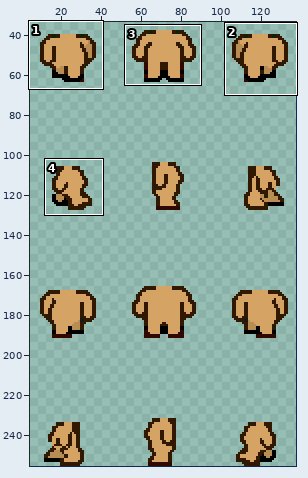
Sprite sheet, stored at data/sprites/outfit/body-testing/body_002.png. The first picture is a wide view before the edit; the outline marks the close-up.
Close-up. Old version:
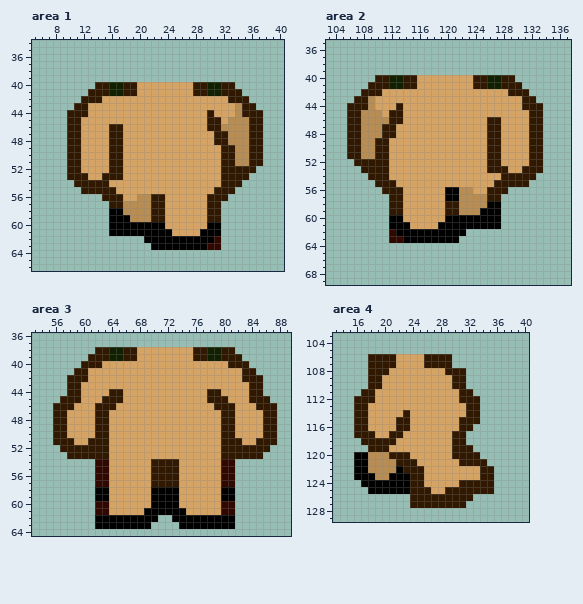
The file is 144x256 pixels. Shown: area 1: x 5..40, y 34..66; area 2: x 103..137, y 35..69; area 3: x 53..89, y 36..64; area 4: x 13..40, y 103..129. The wide view leaves out empty margins. The commit also changed other parts of the picture, which this record leaves out.
The same view after the edit:
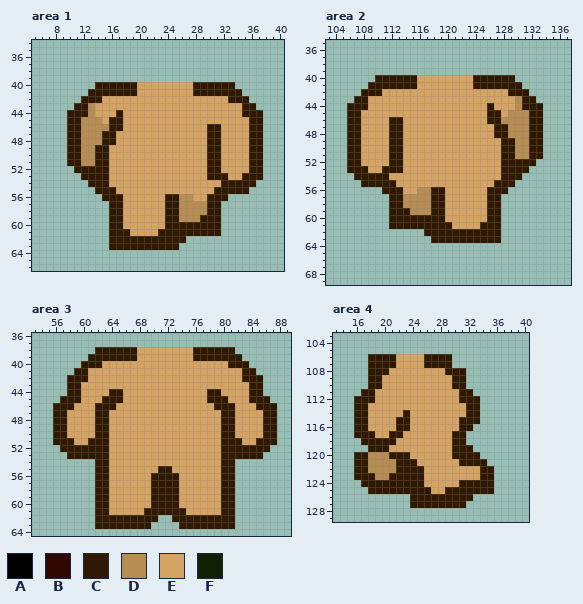
Palette (. is transparent): A #000000  B #310800  C #311800  D #b88d54  E #d5a363  F #102000
Diff:
--- area 1
@@ x 5..40 @@
 39 ....................................
-40 .........CCFFCCEEEEEEEECCFFCC.......
-41 ........CCCFFCCEEEEEEEECCFFCCC......
+40 .........CCCCCCEEEEEEEECCCCCC.......
+41 ........CCCCCCCEEEEEEEECCCCCCC......
 42 .......CCCEEEEEEEEEEEEEEEEEECCC.....
-43 ......CCEEEEEEEEEEEEEEEEEEEEEDCC....
-44 .....CCCEEEEEEEEEEEEEEEEECEEEDCCC...
-45 .....CCEEEEEEEEEEEEEEEEEECCEDDDCC...
-46 .....CCEEEECCEEEEEEEEEEEECCDDDDCC...
-47 .....CCEEEECCEEEEEEEEEEEEECCDDDCC...
-48 .....CCEEEECCEEEEEEEEEEEEECCDDDCC...
-49 .....CCEEEECCEEEEEEEEEEEEEECCDDCC...
-50 .....CCEEEECCEEEEEEEEEEEEEECCDDCC...
-51 .....CCEEEECCEEEEEEEEEEEEEECCDDCC...
-52 .....CCEEEECCEEEEEEEEEEEEEECCCCC....
-53 .....CCCEECCCEEEEEEEEEEEEEECCCC.....
-54 ......CCCCCEEEEEEEEEEEEEEEECCC......
-55 .......CCCCCEEEEEEEEEEEEEECCC.......
-56 ..........CCCEEDDCCEEEEEECCC........
-57 ...........CCDDDDCCEEEEEECC.........
-58 ...........AADDDDCCEEEEEECC.........
-59 ...........AAADDDCCEEEEEECC.........
-60 ...........AAAAAAAAEEEEEEAA.........
-61 ...........AAAAAAAAAEEEEAAA.........
-62 ................AAAAAAAAAAB.........
-63 .................AAAAAAAABB.........
+43 ......CCDEEEEEEEEEEEEEEEEEEEEECC....
+44 .....CCCDEEECEEEEEEEEEEEEEEEEECCC...
+45 .....CCDDDECCEEEEEEEEEEEEEEEEEECC...
+46 .....CCDDDDCCEEEEEEEEEEEECCEEEECC...
+47 .....CCDDDCCEEEEEEEEEEEEECCEEEECC...
+48 .....CCDDDCCEEEEEEEEEEEEECCEEEECC...
+49 .....CCDDCCEEEEEEEEEEEEEECCEEEECC...
+50 .....CCDDCCEEEEEEEEEEEEEECCEEEECC...
+51 .....CCDDCCEEEEEEEEEEEEEECCEEEECC...
+52 ......CCCCCEEEEEEEEEEEEEECCEEEECC...
+53 .......CCCCEEEEEEEEEEEEEECCCEECCC...
+54 ........CCCEEEEEEEEEEEEEEEECCCCC....
+55 .........CCCEEEEEEEEEEEEEECCCCC.....
+56 ..........CCCEEEEEECCDDEECCC........
+57 ...........CCEEEEEECCDDDDCC.........
+58 ...........CCEEEEEECCDDDDCC.........
+59 ...........CCEEEEEECCDDDCCC.........
+60 ...........CCEEEEEECCCCCCCC.........
+61 ...........CCCEEEECCCCCCCCC.........
+62 ...........CCCCCCCCCCC..............
+63 ...........CCCCCCCCCC...............
 64 ....................................
--- area 2
@@ x 103..137 @@
 39 ...................................
-40 .......CCFFCCEEEEEEEECCFFCC........
-41 ......CCCFFCCEEEEEEEECCFFCCC.......
+40 .......CCCCCCEEEEEEEECCCCCC........
+41 ......CCCCCCCEEEEEEEECCCCCCC.......
 42 .....CCCEEEEEEEEEEEEEEEEEECCC......
-43 ....CCDEEEEEEEEEEEEEEEEEEEEECC.....
-44 ...CCCDEEECEEEEEEEEEEEEEEEEECCC....
-45 ...CCDDDECCEEEEEEEEEEEEEEEEEECC....
-46 ...CCDDDDCCEEEEEEEEEEEECCEEEECC....
-47 ...CCDDDCCEEEEEEEEEEEEECCEEEECC....
-48 ...CCDDDCCEEEEEEEEEEEEECCEEEECC....
-49 ...CCDDCCEEEEEEEEEEEEEECCEEEECC....
-50 ...CCDDCCEEEEEEEEEEEEEECCEEEECC....
-51 ...CCDDCCEEEEEEEEEEEEEECCEEEECC....
-52 ....CCCCCEEEEEEEEEEEEEECCEEEECC....
-53 .....CCCCEEEEEEEEEEEEEECCCEECCC....
-54 ......CCCEEEEEEEEEEEEEEEECCCCC.....
-55 .......CCCEEEEEEEEEEEEEECCCCC......
-56 ........CCCEEEEEEAADDEECCC.........
-57 .........CCEEEEEEAADDDDCC..........
-58 .........CCEEEEEECCDDDDAA..........
-59 .........CCEEEEEECCDDDAAA..........
-60 .........AAEEEEEEAAAAAAAA..........
-61 .........AAAEEEEAAAAAAAAA..........
-62 .........BAAAAAAAAAA...............
-63 .........BBAAAAAAAA................
+43 ....CCEEEEEEEEEEEEEEEEEEEEEDCC.....
+44 ...CCCEEEEEEEEEEEEEEEEECEEEDCCC....
+45 ...CCEEEEEEEEEEEEEEEEEECCEDDDCC....
+46 ...CCEEEECCEEEEEEEEEEEECCDDDDCC....
+47 ...CCEEEECCEEEEEEEEEEEEECCDDDCC....
+48 ...CCEEEECCEEEEEEEEEEEEECCDDDCC....
+49 ...CCEEEECCEEEEEEEEEEEEEECCDDCC....
+50 ...CCEEEECCEEEEEEEEEEEEEECCDDCC....
+51 ...CCEEEECCEEEEEEEEEEEEEECCDDCC....
+52 ...CCEEEECCEEEEEEEEEEEEEECCCCC.....
+53 ...CCCEECCCEEEEEEEEEEEEEECCCC......
+54 ....CCCCCEEEEEEEEEEEEEEEECCC.......
+55 .....CCCCCEEEEEEEEEEEEEECCC........
+56 ........CCCEEDDCCEEEEEECCC.........
+57 .........CCDDDDCCEEEEEECC..........
+58 .........CCDDDDCCEEEEEECC..........
+59 .........CCCDDDCCEEEEEECC..........
+60 .........CCCCCCCCEEEEEECC..........
+61 .........CCCCCCCCCEEEECCC..........
+62 ..............CCCCCCCCCCC..........
+63 ...............CCCCCCCCCC..........
 64 ...................................
--- area 3
@@ x 62..81 @@
 37 ....................
-38 CCFFCCEEEEEEEECCFFCC
-39 CCFFCCEEEEEEEECCFFCC
+38 CCCCCCEEEEEEEECCCCCC
+39 CCCCCCEEEEEEEECCCCCC
 40 CEEEEEEEEEEEEEEEEEEC
@@ x 60..83 @@
 53 CCCCEEEEEEEEEEEEEEEECCCC
-54 ..BBEEEEEECCCCEEEEEEBB..
-55 ..BBEEEEEECCCCEEEEEEBB..
-56 ..BBEEEEEECCCCEEEEEEBB..
-57 ..BBEEEEEECCCCEEEEEEBB..
-58 ..AAEEEEEEAAAAEEEEEEAA..
-59 ..AAEEEEEEAAAAEEEEEEAA..
-60 ..BBEEEEEEAAAAEEEEEEBB..
-61 ..BBEEEEEAAAAAAEEEEEBB..
-62 ..AAAAAAAAA..AAAAAAAAA..
-63 ..AAAAAAAA....AAAAAAAA..
+54 ..CCEEEEEEEEEEEEEEEECC..
+55 ..CCEEEEEEECCEEEEEEECC..
+56 ..CCEEEEEECCCCEEEEEECC..
+57 ..CCEEEEEECCCCEEEEEECC..
+58 ..CCEEEEEECCCCEEEEEECC..
+59 ..CCEEEEEECCCCEEEEEECC..
+60 ..CCEEEEEECCCCEEEEEECC..
+61 ..CCEEEEECCCCCCEEEEECC..
+62 ..CCCCCCCCC..CCCCCCCCC..
+63 ..CCCCCCCC....CCCCCCCC..
 64 ........................
--- area 4
@@ x 14..25 @@
 119 ....CCCEEEEE
-120 ..AADDDCCCEE
-121 ..AADDDDCCCE
-122 ..AADDDDACCC
-123 ..AAADDAAACC
-124 ...AAAAAAACC
-125 ....AAAAAACC
+120 ..CCDDDCCCEE
+121 ..CCDDDDCCCE
+122 ..CCDDDDCCCC
+123 ..CCCDDCCCCC
+124 ...CCCCCCCCC
+125 ....CCCCCCCC
 126 ..........CC
Where, in picture pixels (left, top, right, bottom), the same in both close-ups:
changed: (67, 82, 263, 250)
changed: (347, 75, 543, 243)
changed: (109, 347, 123, 361)
changed: (207, 347, 221, 361)
changed: (95, 459, 235, 529)
changed: (354, 452, 410, 494)
